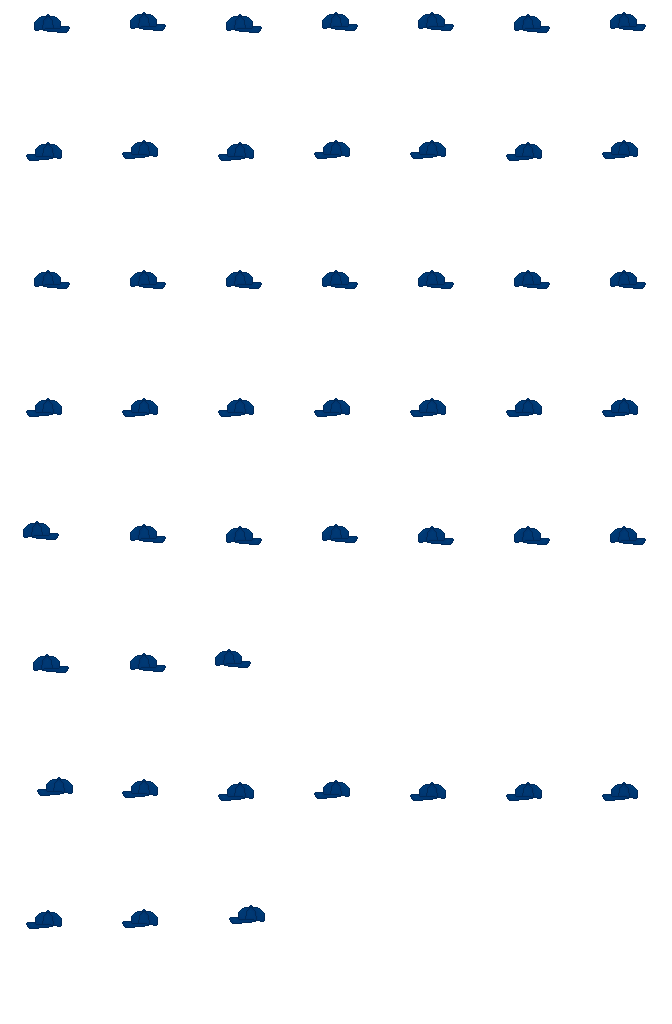
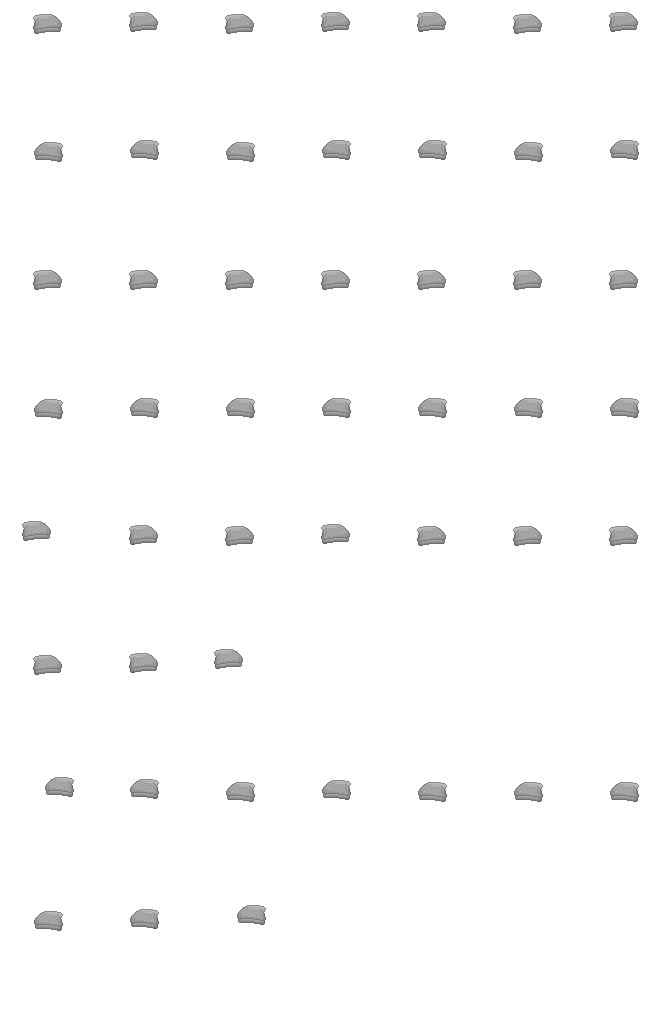
Layers edited between the first and the second w=672, h=1024 image:
added layer "beanie" above "Sweatband pink" over bbox(22, 12, 639, 931)
hid "Blue Baseball Cap" over bbox(23, 12, 646, 929)
hid "Black Baseball Cap" over bbox(23, 12, 646, 929)
